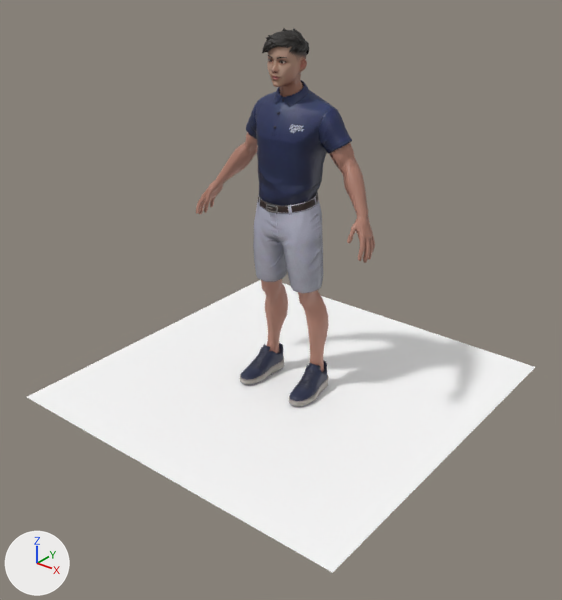
Before and after pictures for a commit that changed the FBX model ankle/pronation_demo.fbx.
Both versions are drawn from a 50 mm lens placed at (2.26, -2.9, 2.28), pointed at (0.07, -0.16, 0.58). The lights are fixed; the arrows at lower left show +X, +Y and +Z. Where no turn or scale is listed for an object, it has been applied to the vertices.

Objects in the first picture: 'Plane', 'Wolf3D_Body', 'Wolf3D_Hair', 'Wolf3D_Head', 'Wolf3D_Outfit_Bottom', 'Wolf3D_Outfit_Footwear', 'Wolf3D_Outfit_Top'.
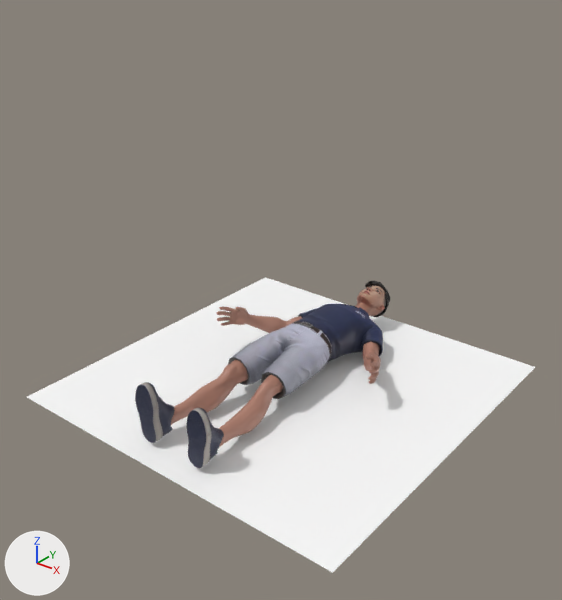
Changed parts and their boxes [x1, y1, x2, y2] in the pictures (562 x 600 px):
'Wolf3D_Outfit_Top', moved, turned: before [246, 80, 352, 206]; after [298, 304, 383, 362]
'Wolf3D_Body', moved, turned: before [196, 132, 375, 372]; after [171, 307, 381, 447]
'Wolf3D_Outfit_Bottom', moved, turned: before [253, 192, 323, 293]; after [228, 321, 332, 399]
'Wolf3D_Outfit_Footwear', moved, turned: before [240, 343, 328, 407]; after [135, 382, 224, 468]
'Wolf3D_Head', moved, turned: before [267, 46, 307, 97]; after [355, 286, 386, 316]
'Wolf3D_Hair', moved, turned: before [262, 28, 309, 54]; after [365, 281, 390, 317]

The change in detail:
Object 'Wolf3D_Body' (ob_wolf3d_body) moves from (0.0, 0.0, 0.0) to (0.0, -0.9, 0.15).
Object 'Wolf3D_Body' (ob_wolf3d_body) turns from (0, 0, 0) to (-90, 0, -0) degrees about x, y and z.
Object 'Wolf3D_Head' (ob_wolf3d_head) moves from (0.0, 0.0, 0.0) to (0.0, -0.9, 0.15).
Object 'Wolf3D_Head' (ob_wolf3d_head) turns from (0, 0, 0) to (-90, 0, -0) degrees about x, y and z.
Object 'Wolf3D_Hair' (ob_wolf3d_hair) moves from (0.0, 0.0, 0.0) to (0.0, -0.9, 0.15).
Object 'Wolf3D_Hair' (ob_wolf3d_hair) turns from (0, 0, 0) to (-90, 0, -0) degrees about x, y and z.
Object 'Wolf3D_Outfit_Top' (ob_wolf3d_outfit_top) moves from (0.0, 0.0, 0.0) to (0.0, -0.9, 0.15).
Object 'Wolf3D_Outfit_Top' (ob_wolf3d_outfit_top) turns from (0, 0, 0) to (-90, 0, -0) degrees about x, y and z.
Object 'Wolf3D_Outfit_Footwear' (ob_wolf3d_outfit_footwear) moves from (0.0, 0.0, 0.0) to (0.0, -0.9, 0.15).
Object 'Wolf3D_Outfit_Footwear' (ob_wolf3d_outfit_footwear) turns from (0, 0, 0) to (-90, 0, -0) degrees about x, y and z.
Object 'Wolf3D_Outfit_Bottom' (ob_wolf3d_outfit_bottom) moves from (0.0, 0.0, 0.0) to (0.0, -0.9, 0.15).
Object 'Wolf3D_Outfit_Bottom' (ob_wolf3d_outfit_bottom) turns from (0, 0, 0) to (-90, 0, -0) degrees about x, y and z.
